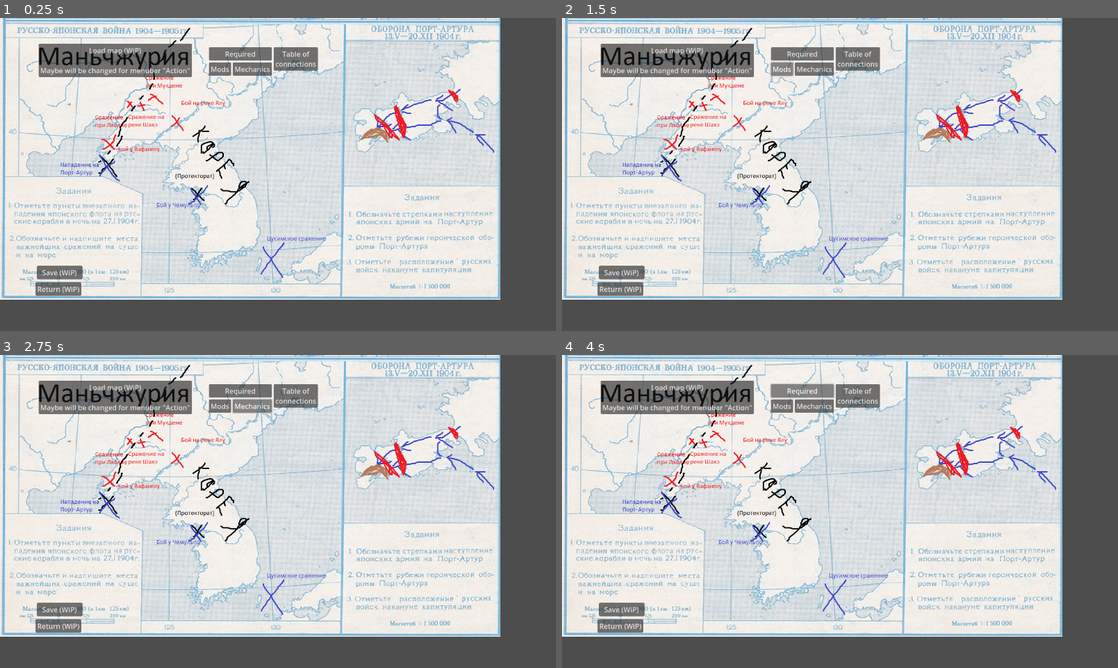
Above: before the commit, frames 1-4 (two rows, left to right).
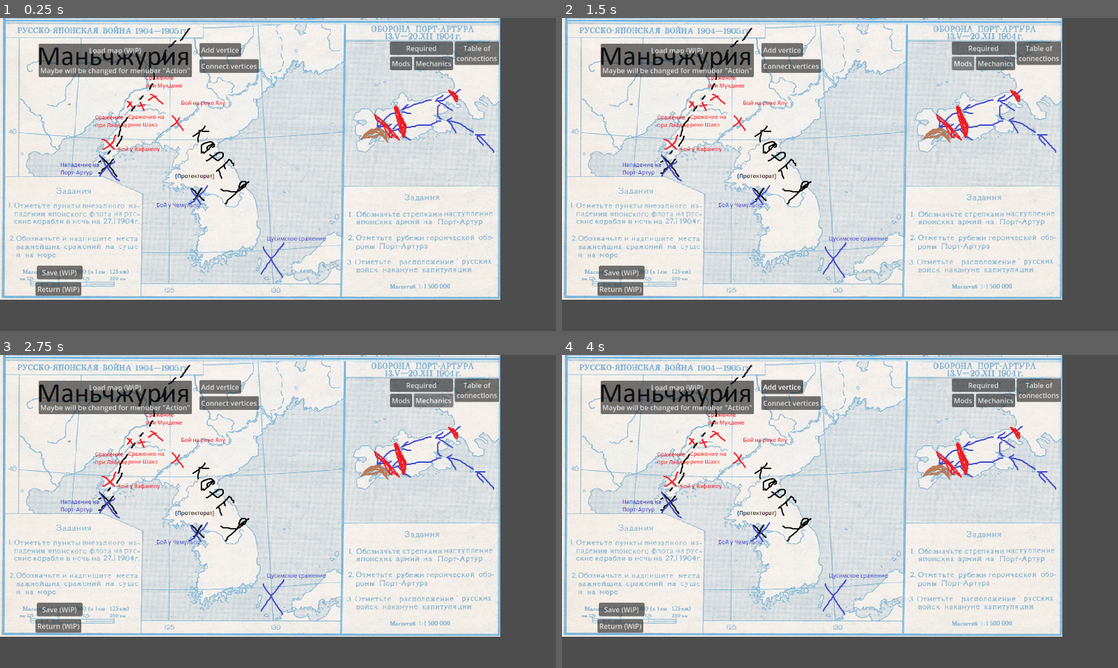
Above: after the commit, the same moments.

Repository: FelPrim/Spiel
Game: Godot game, scene res://interface/Map Editor/map_editor.tscn
The game is run twice, just before and just after one commit, with the same random seed, the same clock (stepped at 60 frames per second) and the same inputs.
Inputs (mouse positions are in pixels of both pictures, inside the frame that each line leads up to):
- Up to frame 1 (0.25 s): no input
- Up to frame 2 (1.5 s): click "Required" at 0.5 s; click "Mods" at 1.25 s
- Up to frame 3 (2.75 s): click "Mechanics" at 2 s
- Up to frame 4 (4 s): click "Table of connections" at 2.75 s; click (784, 386) at 3.5 s, where only the run after the commit has a clickable "Add vertice"

The runs differ from the first frame. In frame 1, 3.1% of the frame differs, in the area x 35-90%, y 7-19%; in frame 2, 3.1%; in frame 3, 3.1%; in frame 4, 3.2%.

Commit message:
thinking about ui in map_editor

Diff:
--- /dev/null
+++ b/interface/Map Editor/map/graph_info.gd
@@ -0,0 +1,5 @@
+extends Resource
+class_name GraphInfo
+
+@export var vertices: Array[Vector2] = []
+@export var bounds: Array[Vector2i]
--- a/interface/Map Editor/map/map_info.gd
+++ b/interface/Map Editor/map/map_info.gd
@@ -4,8 +4,9 @@
 # Currently is stage 1, so this map will be predertermined object, not well thought basic class
 
 # I will create a lot of unneccessary entities, and then remove some of them (I hope)
-class Picture:
-	extends Image
+#class Picture:
+#	extends Image
 
 @export var picture: Image = Image.load_from_file("res://pictures/map/pic.png")
+@export var graphinfo: GraphInfo
 #var gameinfo
--- a/interface/Map Editor/map_editor.gd
+++ b/interface/Map Editor/map_editor.gd
@@ -17,8 +17,12 @@
 @onready var map = $Map
 @onready var sprite_2d = $Map/Sprite2D
 @onready var camera_2d: Camera2D = $Camera2D
+@onready var add = $UI/Add
+@onready var connect = $UI/Connect
 
-var dragging = false
+var adding: bool = false
+var connecting: bool = false
+var dragging: bool = false
 var cur_zoom: float = 1
 var previous_coords: Vector2
 var current_coords: Vector2
@@ -27,6 +31,8 @@
 func _ready():
 	#OS.low_processor_usage_mode = false
 	sprite_2d.texture = ImageTexture.create_from_image(mapinfo.picture)
+	add.toggle_mode = true
+	connect.toggle_mode = true
 
 func _process(delta: float):
 	time += 1
@@ -48,13 +54,36 @@
 	if event.is_action_pressed("zoom_out"):
 		camera_zoom(0.9)
 	if event.is_action_pressed("hold"):
-		previous_coords = get_global_mouse_position()
-		dragging = true
+		if adding:
+			pass
+		elif connecting:
+			pass
+		else:
+			previous_coords = get_global_mouse_position()
+			dragging = true
 	if event.is_action_released("hold"):
 		dragging = false
+
 
 
 
 func camera_zoom(delta: float):
 	cur_zoom *= delta
 	camera_2d.zoom = Vector2(cur_zoom, cur_zoom)
+
+
+
+func _on_add_pressed():
+	adding = !adding
+	if adding and connecting:
+		connecting = false
+		connect.button_pressed = !connect.button_pressed
+	#add.action_mode = !add.action_mode
+
+
+func _on_connect_pressed():
+	connecting = !connecting
+	if adding and connecting:
+		adding = false
+		add.button_pressed = !add.button_pressed
+	#connect.action_mode = !connect.action_mode
--- a/interface/Map Editor/map_editor.tscn
+++ b/interface/Map Editor/map_editor.tscn
@@ -41,10 +41,10 @@
 [node name="MapInfo (WiP)" type="Control" parent="UI"]
 layout_mode = 3
 anchors_preset = 0
-offset_left = 481.0
-offset_top = 67.0
-offset_right = 521.0
-offset_bottom = 107.0
+offset_left = 898.0
+offset_top = 54.0
+offset_right = 938.0
+offset_bottom = 94.0
 
 [node name="HBoxContainer" type="HBoxContainer" parent="UI/MapInfo (WiP)"]
 layout_mode = 0
@@ -82,3 +82,20 @@
 layout_mode = 2
 text = "Table of
 connections"
+
+[node name="Add" type="Button" parent="UI"]
+offset_left = 459.0
+offset_top = 58.0
+offset_right = 555.0
+offset_bottom = 89.0
+text = "Add vertice"
+
+[node name="Connect" type="Button" parent="UI"]
+offset_left = 459.0
+offset_top = 95.0
+offset_right = 555.0
+offset_bottom = 126.0
+text = "Connect vertices"
+
+[connection signal="pressed" from="UI/Add" to="." method="_on_add_pressed"]
+[connection signal="pressed" from="UI/Connect" to="." method="_on_connect_pressed"]
